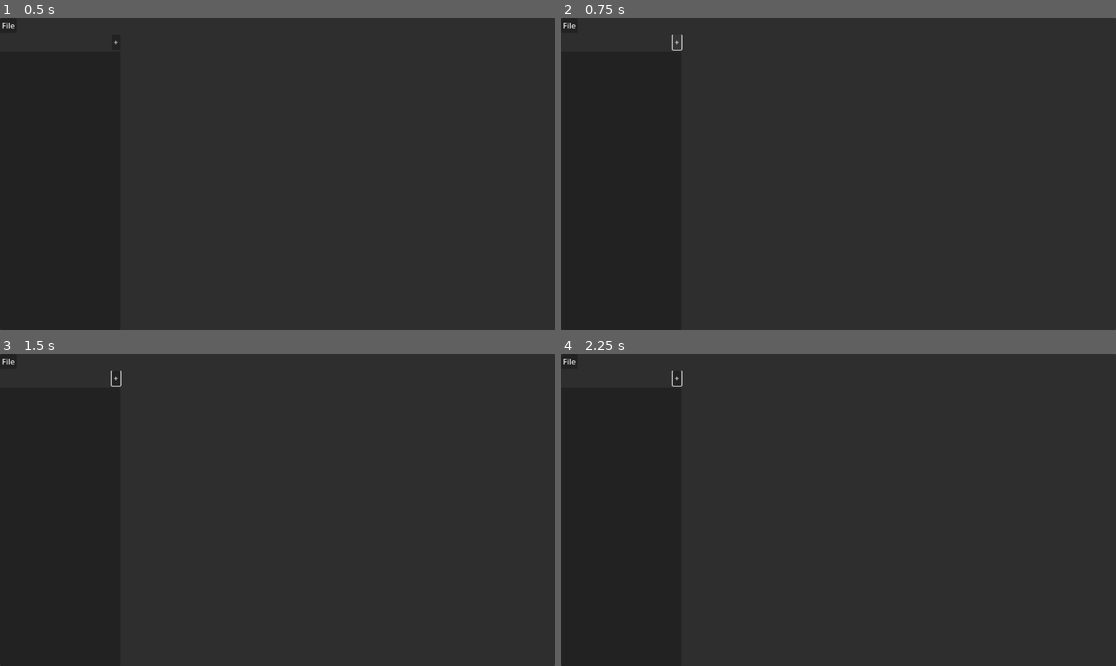
Above: before the commit, frames 1-4 (two rows, left to right).
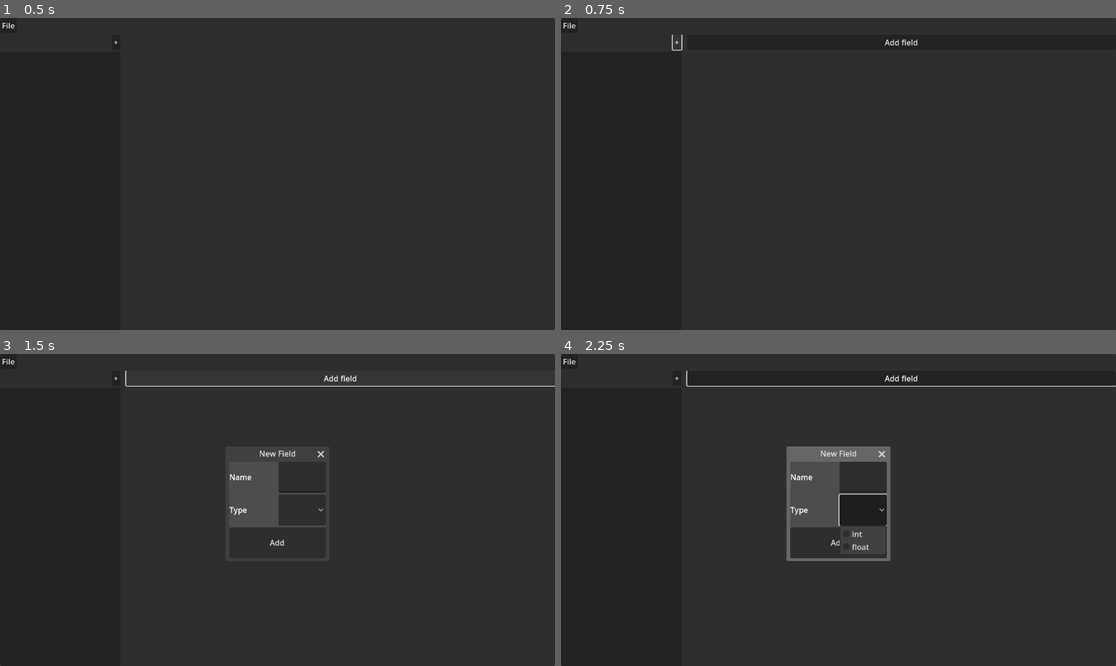
Above: after the commit, the same moments.

Repository: potex02/structforge
Game: Godot game, scene res://main.tscn
Two runs of this game, one before a commit and one after it. Both use one fixed random seed, a clock stepped at 60 frames per second and the inputs below.
Inputs (mouse positions are in pixels of both pictures, inside the frame that each line leads up to):
- Up to frame 1 (0.5 s): no input
- Up to frame 2 (0.75 s): click "+" at 0.5 s
- Up to frame 3 (1.5 s): click (338, 378) at 1.25 s, where only the run after the commit has a clickable "Add field"
- Up to frame 4 (2.25 s): click (860, 510) at 2.02 s

Frame 1 is identical in both runs. In frame 2, less than 0.1% of the frame differs, in the area x 58-65%, y 6-9%; in frame 3, 2.5%; in frame 4, 3.8%, in the area x 19-100%, y 5-67%.

Commit message:
Created FieldWindow

Diff:
--- a/main.gd
+++ /dev/null
@@ -1,12 +0,0 @@
-extends Control
-
-@onready var _main_menu_bar: MainMenuBar = $MainContainer/MainMenuBar
-@onready var _tree: Tree = $MainContainer/ScrollContainer/HSplitContainer/LeftContainer/ModelTree
-
-func _ready() -> void:
-	self.get_window().min_size = Vector2i(400, 400)
-	self._main_menu_bar.connect_actions()
-	var root: TreeItem = self._tree.create_item()
-	self._tree.hide_root = true
-	#for i in ["A", "B", "C"]:
-		#self._tree.create_item(root).set_text(0, i)
--- a/main.tscn
+++ b/main.tscn
@@ -1,8 +1,9 @@
-[gd_scene load_steps=4 format=3 uid="uid://bhnjiup0dpqxy"]
+[gd_scene load_steps=5 format=3 uid="uid://bhnjiup0dpqxy"]
 
-[ext_resource type="Script" uid="uid://4fg5gm71dk4m" path="res://main.gd" id="1_ig7tw"]
+[ext_resource type="Script" uid="uid://4fg5gm71dk4m" path="res://scripts/main.gd" id="1_ig7tw"]
 [ext_resource type="Script" uid="uid://17tjuc68ifk" path="res://scripts/menu_bar.gd" id="2_0xm2m"]
 [ext_resource type="Script" uid="uid://bqs8kok6541cg" path="res://scripts/left_container.gd" id="3_h2yge"]
+[ext_resource type="Script" uid="uid://d0m1p1vj03rj6" path="res://scripts/right_container.gd" id="4_1bvp3"]
 
 [node name="Main" type="PanelContainer"]
 anchors_preset = 15
@@ -52,3 +53,4 @@
 
 [node name="RightContainer" type="Container" parent="MainContainer/ScrollContainer/HSplitContainer"]
 layout_mode = 2
+script = ExtResource("4_1bvp3")
--- /dev/null
+++ b/nodes/field_window.tscn
@@ -0,0 +1,59 @@
+[gd_scene load_steps=2 format=3 uid="uid://bfvylhj2l1r48"]
+
+[ext_resource type="Script" uid="uid://n7idrplgthb4" path="res://scripts/field_window.gd" id="1_jr8j1"]
+
+[node name="FieldWindow" type="Window"]
+auto_translate_mode = 1
+title = "New Field"
+initial_position = 2
+size = Vector2i(200, 200)
+transient = true
+popup_window = true
+script = ExtResource("1_jr8j1")
+
+[node name="VBoxContainer" type="VBoxContainer" parent="."]
+anchors_preset = 15
+anchor_right = 1.0
+anchor_bottom = 1.0
+grow_horizontal = 2
+grow_vertical = 2
+size_flags_horizontal = 3
+size_flags_vertical = 3
+
+[node name="NameContainer" type="HBoxContainer" parent="VBoxContainer"]
+layout_mode = 2
+size_flags_vertical = 3
+
+[node name="Label" type="Label" parent="VBoxContainer/NameContainer"]
+layout_mode = 2
+size_flags_horizontal = 3
+text = "Name"
+
+[node name="TextEdit" type="TextEdit" parent="VBoxContainer/NameContainer"]
+layout_mode = 2
+size_flags_horizontal = 3
+
+[node name="TypeContainer" type="HBoxContainer" parent="VBoxContainer"]
+layout_mode = 2
+size_flags_vertical = 3
+
+[node name="Label" type="Label" parent="VBoxContainer/TypeContainer"]
+layout_mode = 2
+size_flags_horizontal = 3
+text = "Type"
+
+[node name="OptionButton" type="OptionButton" parent="VBoxContainer/TypeContainer"]
+layout_mode = 2
+size_flags_horizontal = 3
+item_count = 2
+popup/item_0/text = "int"
+popup/item_0/id = 0
+popup/item_1/text = "float"
+popup/item_1/id = 1
+
+[node name="AddButton" type="Button" parent="VBoxContainer"]
+layout_mode = 2
+size_flags_vertical = 3
+text = "Add"
+
+[connection signal="pressed" from="VBoxContainer/AddButton" to="." method="_on_add_button_pressed"]
--- a/nodes/model.tscn
+++ /dev/null
@@ -1,12 +0,0 @@
-[gd_scene format=3 uid="uid://be031tnck4wex"]
-
-[node name="Model" type="VBoxContainer"]
-anchors_preset = 15
-anchor_right = 1.0
-anchor_bottom = 1.0
-grow_horizontal = 2
-grow_vertical = 2
-
-[node name="Button" type="Button" parent="."]
-layout_mode = 2
-text = "Add field"
--- /dev/null
+++ b/nodes/model_container.tscn
@@ -0,0 +1,21 @@
+[gd_scene load_steps=3 format=3 uid="uid://be031tnck4wex"]
+
+[ext_resource type="Script" uid="uid://cpo0u82uep0el" path="res://scripts/model_container.gd" id="1_s60ld"]
+[ext_resource type="PackedScene" uid="uid://bfvylhj2l1r48" path="res://nodes/field_window.tscn" id="2_yd5yx"]
+
+[node name="ModelContainer" type="VBoxContainer"]
+anchors_preset = 15
+anchor_right = 1.0
+anchor_bottom = 1.0
+grow_horizontal = 2
+grow_vertical = 2
+script = ExtResource("1_s60ld")
+
+[node name="FieldButton" type="Button" parent="."]
+layout_mode = 2
+text = "Add field"
+
+[node name="FieldWindow" parent="." instance=ExtResource("2_yd5yx")]
+visible = false
+
+[connection signal="pressed" from="FieldButton" to="." method="_on_field_button_pressed"]
--- /dev/null
+++ b/scripts/field_window.gd
@@ -0,0 +1,16 @@
+class_name FieldWindow
+extends Window
+## The class representing the windows used to create a field.
+
+
+## The field name text edit.
+@onready var _field_name: TextEdit = $VBoxContainer/NameContainer/TextEdit
+## The field type option.
+@onready var _field_type: OptionButton = $VBoxContainer/TypeContainer/OptionButton
+## The signal emitted when a field is created.
+signal field_created(name: String, type: int, field_class: String)
+
+
+## Connects the add button to its action.
+func _on_add_button_pressed() -> void:
+	self.field_created.emit(self._field_name.text, self._field_type.selected, "")
--- a/scripts/left_container.gd
+++ b/scripts/left_container.gd
@@ -1,2 +1,3 @@
 class_name LeftContainer
 extends VBoxContainer
+## The left container of the app.
--- /dev/null
+++ b/scripts/main.gd
@@ -0,0 +1,20 @@
+class_name Main
+extends Control
+## The app root component.
+
+## The app menu bar.
+@onready var _main_menu_bar: MainMenuBar = $MainContainer/MainMenuBar
+## The app left container.
+@onready var _left_container: LeftContainer = $MainContainer/ScrollContainer/HSplitContainer/LeftContainer
+## The app right container.
+@onready var _right_container: RightContainer = $MainContainer/ScrollContainer/HSplitContainer/RightContainer
+## The tree of models and isntances.
+@onready var _tree: Tree = $MainContainer/ScrollContainer/HSplitContainer/LeftContainer/ModelTree
+
+## Initializes the app.
+func _ready() -> void:
+	self.get_window().min_size = Vector2i(400, 400)
+	self._main_menu_bar.connect_actions()
+	self._left_container.get_node(^"ModelButton").pressed.connect(self._right_container.change_section.bind(RightContainer.Section.MODEL))
+	var root: TreeItem = self._tree.create_item()
+	self._tree.hide_root = true
--- a/scripts/menu_bar.gd
+++ b/scripts/menu_bar.gd
@@ -1,8 +1,13 @@
 class_name MainMenuBar
 extends MenuBar
+## The menu bar ot the app.
 
+
+## The file pop menu.
 @onready var _file: PopupMenu = $File
 
+
+## Connects the menubar items to the actions.
 func connect_actions() -> void:
 	var event: InputEventKey = InputEventKey.new()
 	event.key_label = KEY_O
--- /dev/null
+++ b/scripts/model/field.gd
@@ -0,0 +1,21 @@
+class_name Field
+extends RefCounted
+## A class respresenting a model field.
+
+
+## The field name.
+var _name: String
+## The field type.
+var _type: int
+## The name of the field class.
+var _field_class: String
+
+
+func _init(name: String, type: int, field_class: String) -> void:
+	self._name = name
+	self._type = type
+	self._field_class = field_class
+
+
+func _to_string() -> String:
+	return "%s (%s %s)" % [self._name, self._type, self._field_class]
--- /dev/null
+++ b/scripts/model_container.gd
@@ -0,0 +1,24 @@
+class_name  ModelContainer
+extends VBoxContainer
+## The app model section.
+
+
+## The windows used to create a field.
+@onready var _field_window:FieldWindow = $FieldWindow
+
+
+## The array of the fields.
+var _fields: Array[Field]
+
+
+## Connects the field_created signal.
+func _ready() -> void:
+	self._field_window.field_created.connect(func(name: String, type: int, field_class: String):
+		self._fields.append(Field.new(name, type, field_class))
+		print(_fields)
+	)
+
+
+## Adds a field to the model.
+func _on_field_button_pressed() -> void:
+	$FieldWindow.show()
--- /dev/null
+++ b/scripts/right_container.gd
@@ -0,0 +1,19 @@
+class_name RightContainer
+extends Container
+## The right container of the app.
+
+
+## The app sections.
+enum Section { NULL, MODEL, INSTANCE }
+
+
+## The node of the model section.
+const MODEL_NODE: PackedScene = preload("res://nodes/model_container.tscn")
+
+
+## Chnages current app section.
+func change_section(section: Section) -> void:
+	if self.get_child_count() > 0:
+		self.remove_child(self.get_child(0))
+	if section == Section.MODEL:
+		self.add_child(RightContainer.MODEL_NODE.instantiate())
Not shown, added: scripts/field_window.gd.uid
Renamed: main.gd.uid -> scripts/main.gd.uid
Not shown, added: scripts/model/field.gd.uid
Not shown, added: scripts/model_container.gd.uid
Not shown, added: scripts/right_container.gd.uid
Not shown, changed: README.md
